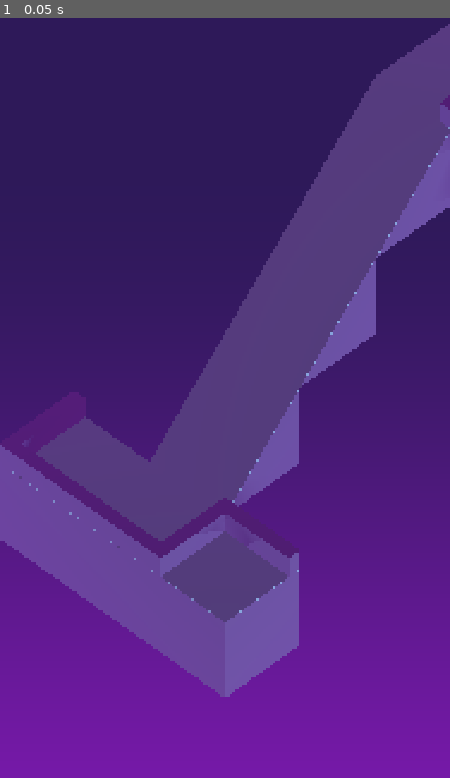
Above: before the commit, frame 1.
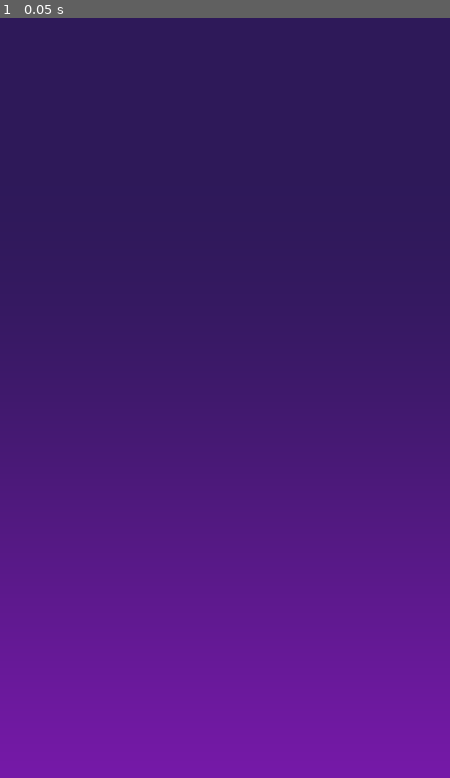
Above: after the commit, the same moment.

Repository: AlbertoHdezCerezo/learn-how-to-minigolf
Game: Godot game, scene res://scenes/gameplay/golf_course/golf_course.tscn
The game is run twice, just before and just after one commit, with the same random seed, the same clock (stepped at 60 frames per second) and the same inputs. The project has no main scene, so this scene is started directly.
Inputs:
- Up to frame 1 (0.05 s): no input

The runs differ from the first frame. In frame 1, 28% of the frame differs, in the area x 0-100%, y 0-90%.

Commit message:
fix: Remove hardcoded default resources from GolfCourse scene (#18)
The scene no longer needs default atmosphere/level resources since
LevelScene sets them at runtime. Removes the ext_resource references
that were causing missing resource errors when opening the scene.

Co-Authored-By: Claude Opus 4.6 (1M context) <noreply@anthropic.com>

Diff:
--- a/scenes/gameplay/golf_course/golf_course.tscn
+++ b/scenes/gameplay/golf_course/golf_course.tscn
@@ -2,14 +2,10 @@
 
 [ext_resource type="Script" uid="uid://dkwnqp8bpoed5" path="res://scenes/gameplay/golf_course/golf_course.gd" id="1_script"]
 [ext_resource type="PackedScene" path="res://scenes/gameplay/atmosphere_display/atmosphere_display.tscn" id="2_atmosphere_display"]
-[ext_resource type="Resource" uid="uid://dmlggksrqtqrb" path="res://resources/atmospheres/default_atmosphere.tres" id="3_atmosphere"]
 [ext_resource type="PackedScene" path="res://scenes/gameplay/gameplay_camera/gameplay_camera.tscn" id="4_gameplay_camera"]
-[ext_resource type="Resource" path="res://resources/levels/level_01.tres" id="5_level"]
 
 [node name="GolfCourse" type="Node3D"]
 script = ExtResource("1_script")
-level = ExtResource("5_level")
-atmosphere = ExtResource("3_atmosphere")
 
 [node name="AtmosphereDisplay" parent="." instance=ExtResource("2_atmosphere_display")]
 
